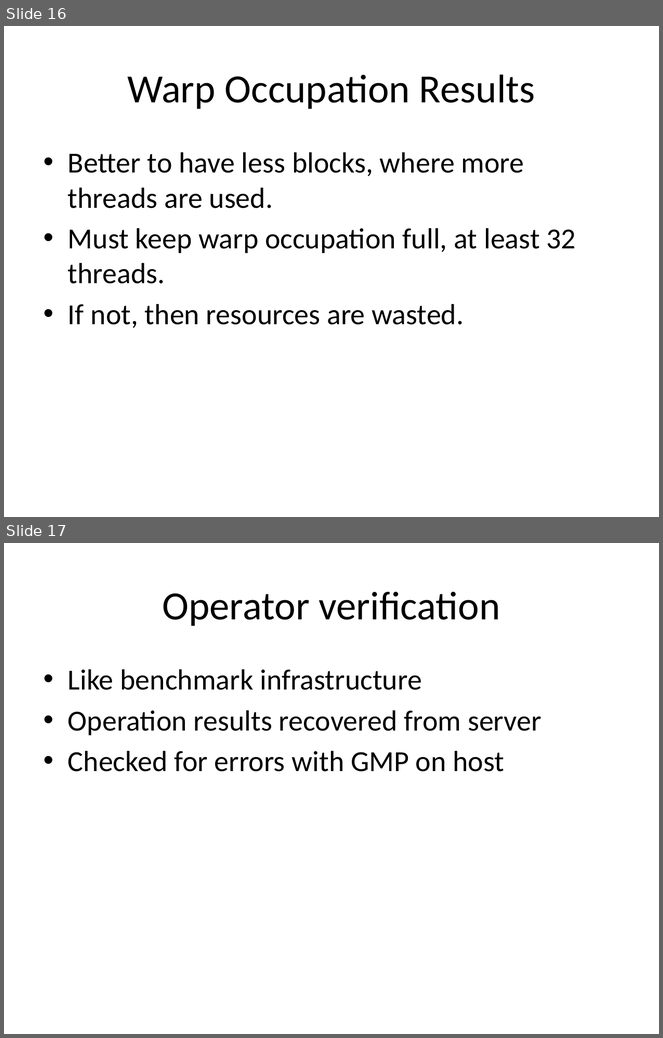
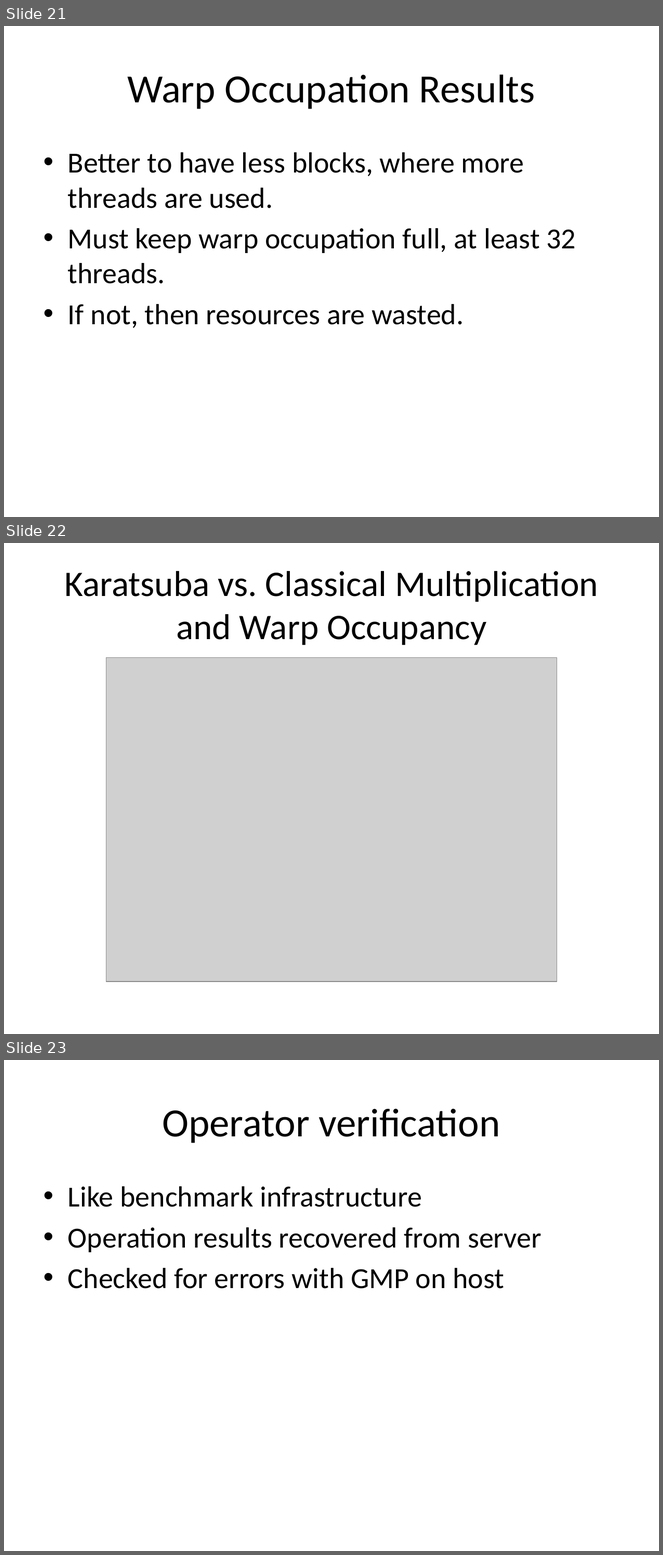
Before and after one commit to sahandKashani/CUDA-multiprecision-arithmetic-code-generator, a slide deck: report/Presentation.pptx. Shown one above the other, each under a label of ours: slides 16 and 17 before the commit, slides 21, 22 and 23 after it. The pictures are 663x1038 and 663x1555 pixels, drawn with LibreOffice and Linux fonts; fonts in the diff are those of the drawing; grey boxes stand for pictures. Boxes give left, top, right and bottom in pixels: in the first picture for what was removed or moved away, otherwise in the second. Text is boxed around its words. In the diff, an @@ line names an element or a change of style, - is before the commit and + after.

```diff
--- a/report/Presentation.pptx
+++ b/report/Presentation.pptx
@@ slide 22 added at bbox=[4, 543, 659, 1034], background #FFFFFF @@
@@ title added at bbox=[64, 571, 598, 645], 39.6 pt, text #000000 @@
+Karatsuba vs. Classical Multiplication and Warp Occupancy
@@ picture added at bbox=[106, 657, 557, 982] @@
@@ what was slide 16 is now slide 21 @@
@@ what was slide 17 is now slide 23 @@
```
Also in this commit, not shown: 4 slides changed, 5 other slides added, 37 other files.
